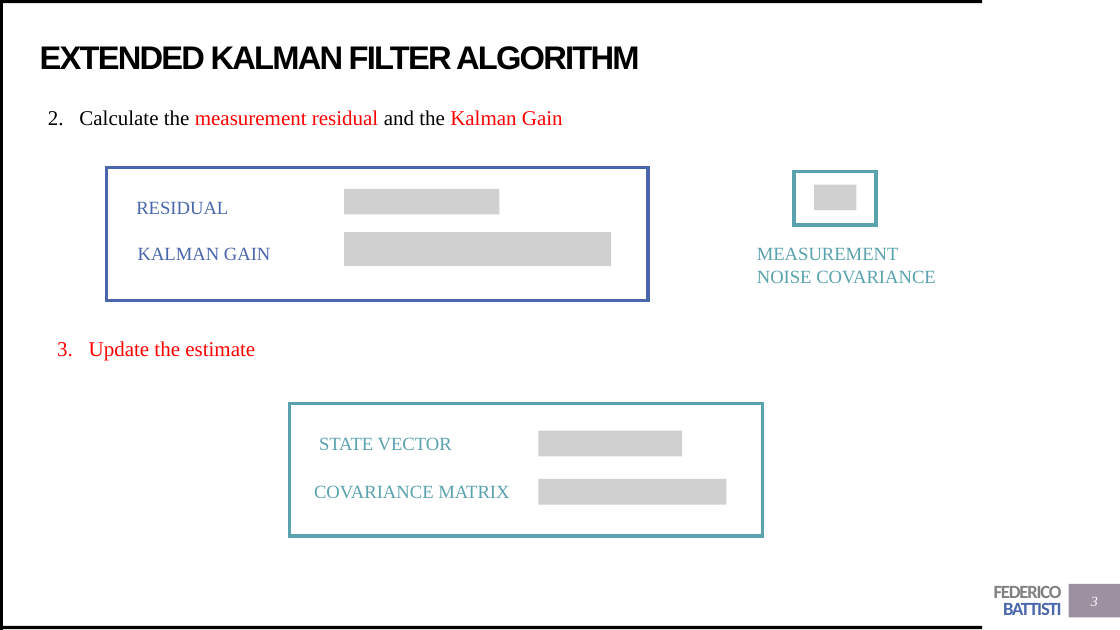
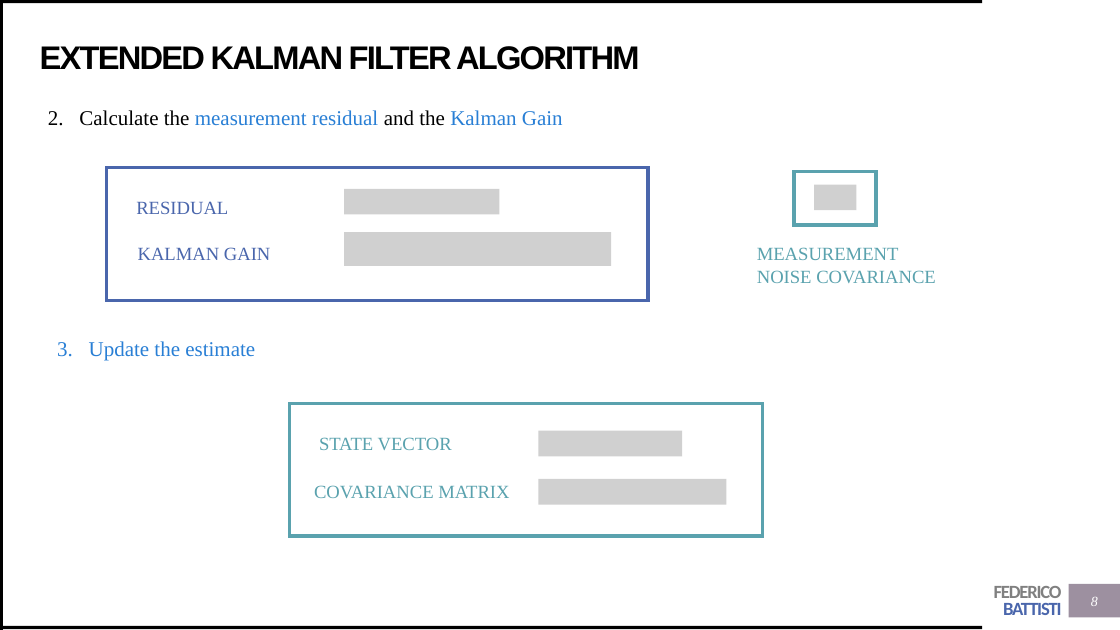
Before and after one commit to Trenchcoat95/OxfordCode, a slide deck: slide 8 of Presentations/Kalman Filter.pptx (slide 3 before the commit). Drawn at 1120x630 pixels with LibreOffice and Linux fonts; fonts in the diff are those of the drawing; grey boxes stand for pictures. Boxes give left, top, right and bottom in pixels: in the first picture for what was removed or moved away, otherwise in the second. Text is boxed around its words. In the diff, an @@ line names an element or a change of style, - is before the commit and + after.

Commit message:
new kalman presentation and toy montecarlo

```diff
--- a/Presentations/Kalman Filter.pptx
+++ b/Presentations/Kalman Filter.pptx
@@ text "Calculate the measurement residual and ..." at (79,110,563,126): text colour #FF0000 to #297FD5 in "measurement residual Kalman Gain" @@
@@ text "Update the estimate" at (89,341,255,361): text colour #FF0000 to #297FD5 @@
@@ page number at (1091,597,1098,606): text changed @@
-3
+8
```
Also in this commit, not shown: 11 other slides changed, 17 slides added, 55 other files.
